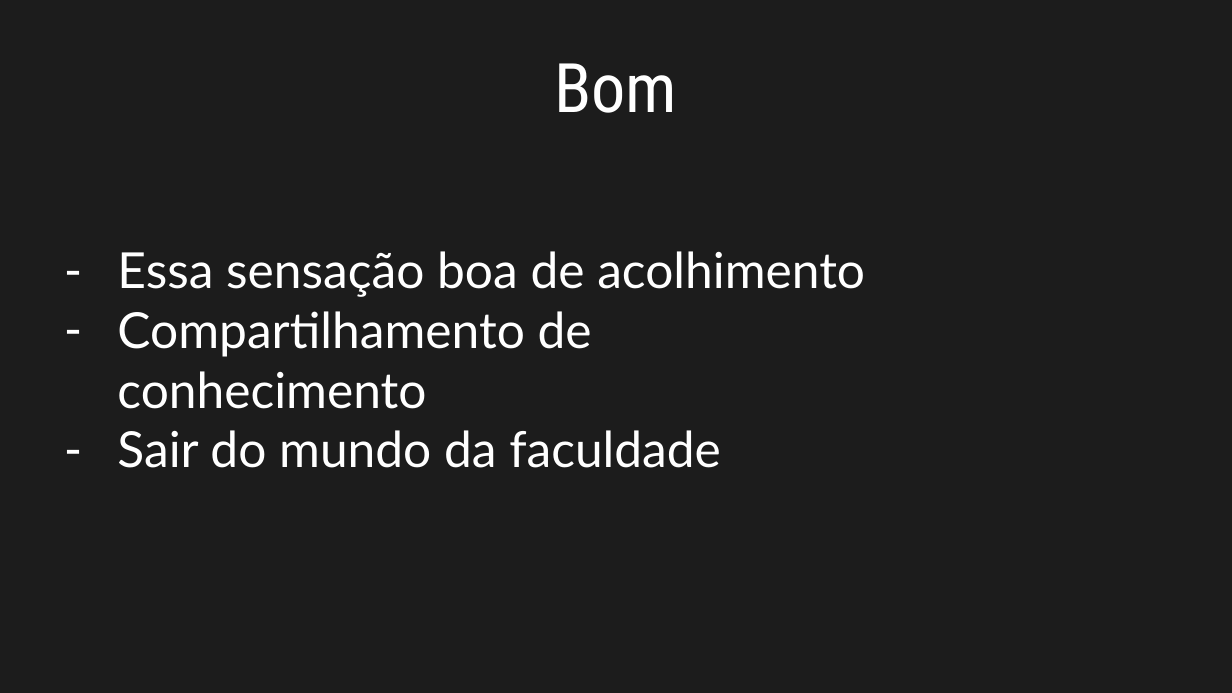
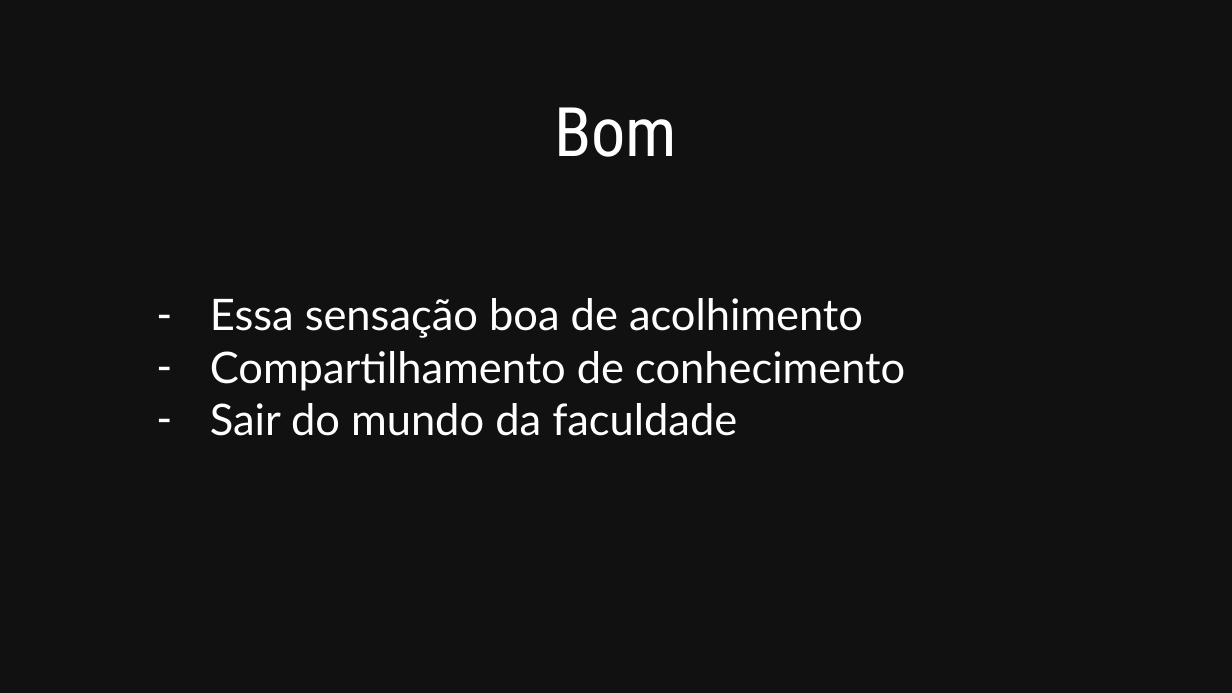
Before and after one commit to allythy/Palestras, a slide deck: slide 13 of slides/Comunidade-bom-ruim-e-o-maravilhoso/comunidades-bom-ruim-e-maravilhoso.odp (slide 12 before the commit). Drawn at 1232x693 pixels with LibreOffice and Linux fonts; fonts in the diff are those of the drawing. Boxes give left, top, right and bottom in pixels: in the first picture for what was removed or moved away, otherwise in the second. Text is boxed around its words. In the diff, an @@ line names an element or a change of style, - is before the commit and + after.

```diff
--- a/slides/Comunidade-bom-ruim-e-o-maravilhoso/comunidades-bom-ruim-e-maravilhoso.odp
+++ b/slides/Comunidade-bom-ruim-e-o-maravilhoso/comunidades-bom-ruim-e-maravilhoso.odp
@@ background #1C1C1C to #111111 @@
@@ text "Bom" moved from (x1=554, y1=63, x2=677, y2=113) to (x1=554, y1=107, x2=677, y2=157) @@
@@ text "Essa sensação boa de acolhimento" moved from (x1=117, y1=251, x2=865, y2=468) to (x1=210, y1=298, x2=905, y2=436) @@
@@ text "Essa sensação boa de acolhimento" at (x1=210, y1=298, x2=905, y2=436): size 32 to 28 pt @@
```
Also in this commit, not shown: 19 other slides changed, 3 slides added, 2 slides removed, 1 other file.
